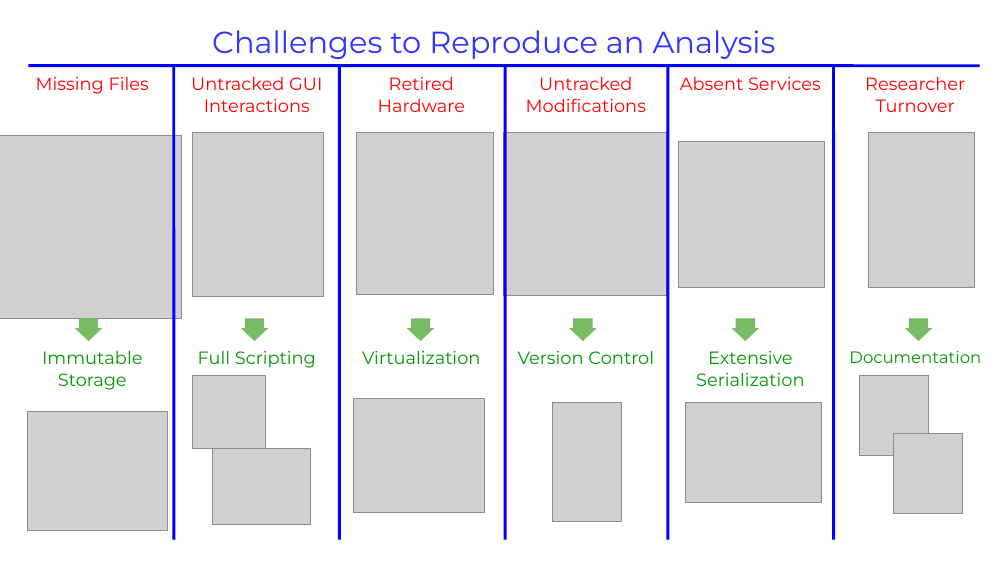
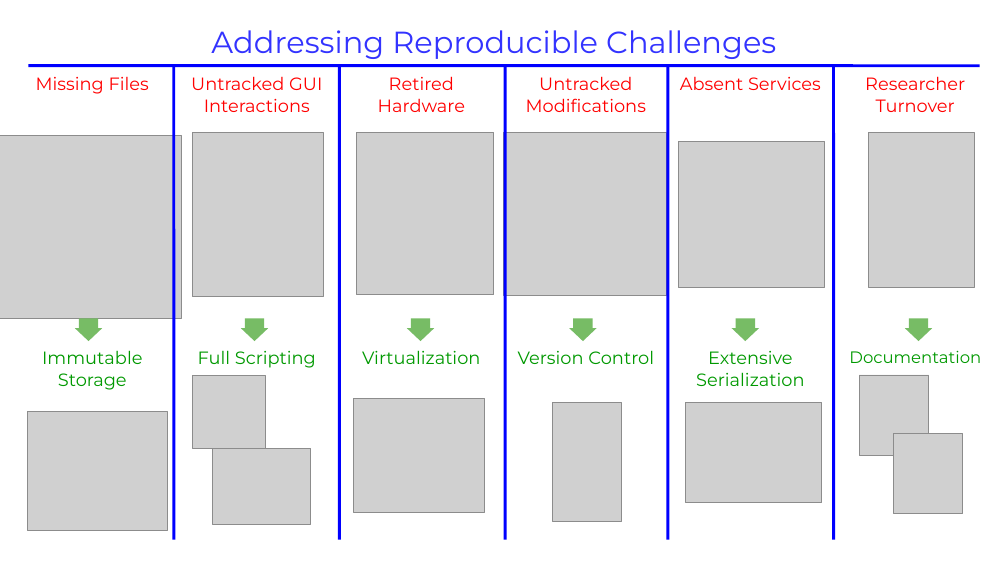
Before and after one commit to maptracker/EARL-2018, a slide deck: slide 3 of BCBB Lightning Talk/BCBB Lightning Talk.odp. Drawn at 1008x567 pixels with LibreOffice and Linux fonts; fonts in the diff are those of the drawing; grey boxes stand for pictures. Boxes give left, top, right and bottom in pixels: in the first picture for what was removed or moved away, otherwise in the second. Text is boxed around its words. In the diff, an @@ line names an element or a change of style, - is before the commit and + after.

```diff
--- a/BCBB Lightning Talk/BCBB Lightning Talk.odp
+++ b/BCBB Lightning Talk/BCBB Lightning Talk.odp
@@ text at [211,30,776,59]: text changed @@
-Challenges to Reproduce an Analysis
+Addressing Reproducible Challenges
```
Also in this commit, not shown: 1 other slide changed, 1 other file.
